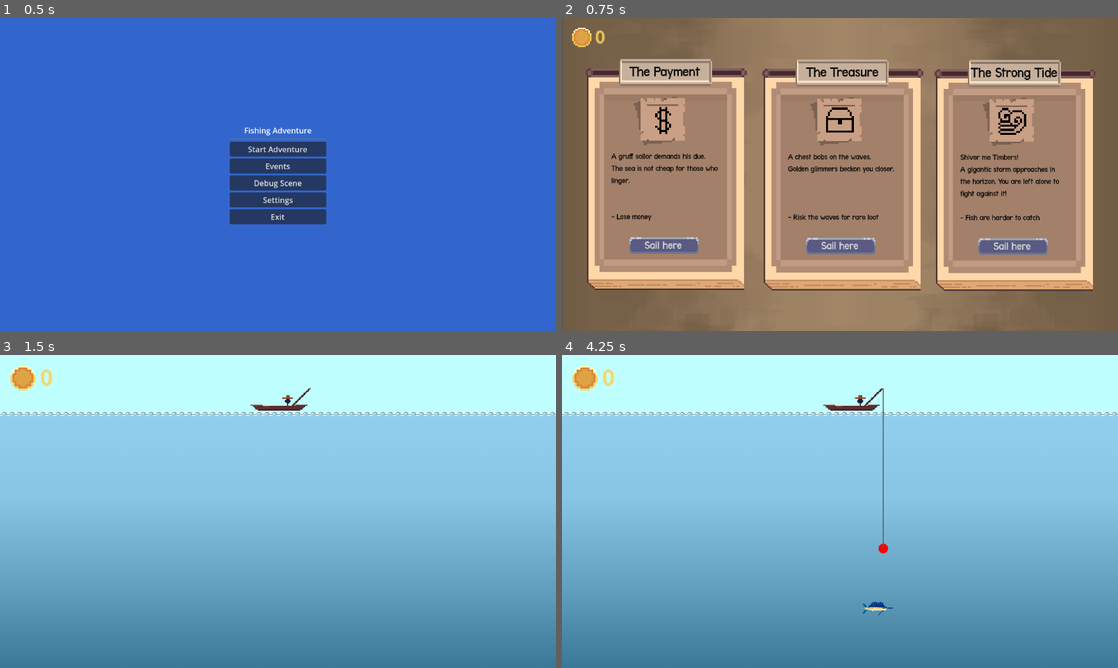
Above: before the commit, frames 1-4 (two rows, left to right).
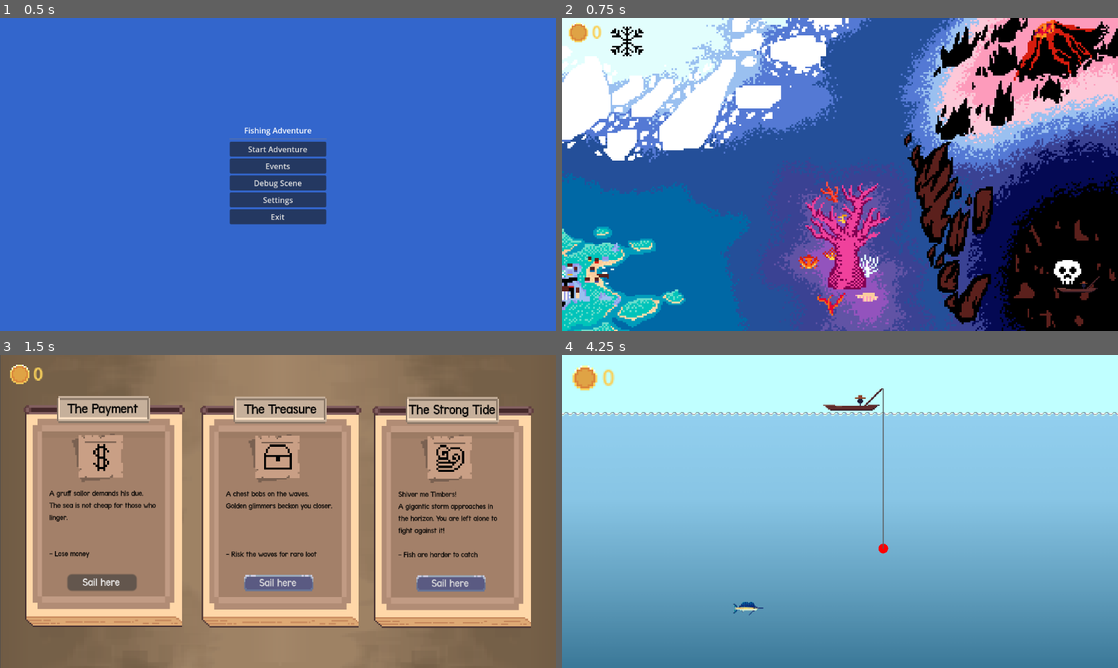
Above: after the commit, the same moments.

Repository: Gugaapo/fishing_game
Game: Godot game, scene res://scenes/main_menu.tscn
Two runs of this game, one before a commit and one after it. Both use one fixed random seed, a clock stepped at 60 frames per second and the inputs below.
Inputs (mouse positions are in pixels of both pictures, inside the frame that each line leads up to):
- Up to frame 1 (0.5 s): no input
- Up to frame 2 (0.75 s): click "Start Adventure" at 0.5 s
- Up to frame 3 (1.5 s): click (100, 583) at 1.25 s, where only the run before the commit has a clickable "Sail here"
- Up to frame 4 (4.25 s): click (662, 583) at 2 s, where only the run after the commit has a clickable "Sail here"; tap Enter (ui_accept) at 2.75, 3.02, 3.77 s; move the mouse to (962, 495) at 2.77 s; hold Right (ui_right) 2.78-3.53 s; tap Z (fish) at 2.85, 3.6 s; click (962, 495) at 2.92 s; move the mouse to (728, 527) at 3.52 s; hold Left (ui_left) from 3.53 s (still down); click (728, 527) at 3.67 s

Frame 1 is identical in both runs. In frame 2, 100% of the frame differs, in the area x 0-100%, y 0-100%; in frame 3, 100%; in frame 4, 0.2%.

Commit message:
keep track of levels and events

Diff:
--- a/scenes/map.tscn
+++ b/scenes/map.tscn
@@ -1,19 +1,13 @@
 [gd_scene load_steps=5 format=3 uid="uid://bmhhcw7wjro4l"]
 
 [ext_resource type="Script" path="res://scenes/map_controller.gd" id="1_0j483"]
-[ext_resource type="Texture2D" uid="uid://bi2l766vg2mml" path="res://assets/sprites/mapa.png" id="1_fu6xe"]
 [ext_resource type="Texture2D" uid="uid://bbh4ryk1mi3u6" path="res://assets/sprites/barco-grande.png" id="2_33n60"]
+[ext_resource type="Texture2D" uid="uid://buirb5qfqk2yd" path="res://assets/sprites/Atlas.png" id="3_hn4lp"]
 [ext_resource type="PackedScene" uid="uid://c21t1t84okty6" path="res://scenes/UI_scenes/money_display.tscn" id="4_1n1qu"]
 
 [node name="Map" type="Node2D"]
 script = ExtResource("1_0j483")
 boat_positions = Array[Vector2]([Vector2(-403, 200), Vector2(-375, -268), Vector2(412, -258), Vector2(-13, 260), Vector2(492, 216)])
-
-[node name="map_sprite" type="Sprite2D" parent="."]
-visible = false
-position = Vector2(-1.17842, 0.499983)
-scale = Vector2(1.11552, 1.11552)
-texture = ExtResource("1_fu6xe")
 
 [node name="Camera2D" type="Camera2D" parent="."]
 
@@ -36,7 +30,7 @@
 offset_right = 576.0
 offset_bottom = 301.0
 scale = Vector2(1, 1.03744)
-texture = ExtResource("1_fu6xe")
+texture = ExtResource("3_hn4lp")
 
 [node name="TutorialButton" type="Button" parent="Interface/TextureRect"]
 layout_mode = 0
--- a/scenes/map_controller.gd
+++ b/scenes/map_controller.gd
@@ -1,22 +1,39 @@
 extends Node2D
 
-@onready var boat : Node2D = $boat
+@onready var boat: Node2D = $boat
 @export var boat_positions: Array[Vector2]
+@export var event_scene_path: String = "res://scenes/Events_scene/events.tscn"
 
 func _ready():
-	# connect hover signals
+	# Hover connections
 	$Interface/TextureRect/TutorialButton.mouse_entered.connect(func(): _on_button_hover(0))
 	$Interface/TextureRect/IceButton.mouse_entered.connect(func(): _on_button_hover(1))
 	$Interface/TextureRect/HeatButton.mouse_entered.connect(func(): _on_button_hover(2))
 	$Interface/TextureRect/CoraisButton.mouse_entered.connect(func(): _on_button_hover(3))
 	$Interface/TextureRect/AbyssButton.mouse_entered.connect(func(): _on_button_hover(4))
 
+	# Click connections (each sends its key)
+	_connect_click($Interface/TextureRect/TutorialButton, "tutorial")
+	_connect_click($Interface/TextureRect/IceButton, "ice")
+	_connect_click($Interface/TextureRect/HeatButton, "volcano")
+	_connect_click($Interface/TextureRect/CoraisButton, "coral")
+	_connect_click($Interface/TextureRect/AbyssButton, "abyss")
+
 func _on_button_hover(index: int) -> void:
 	if index >= 0 and index < boat_positions.size():
-		# snap instantly
-		# boat.position = boat_positions[index]
+		var tween := create_tween()
+		tween.tween_property(boat, "position", boat_positions[index], 0.4)\
+			.set_trans(Tween.TRANS_SINE).set_ease(Tween.EASE_OUT)
 
-		# OR: slide smoothly with a tween
-		var tween := create_tween()
-		tween.tween_property(boat, "position", boat_positions[index], 0.4) \
-			.set_trans(Tween.TRANS_SINE).set_ease(Tween.EASE_OUT)
+func _connect_click(ctrl: Control, key: String) -> void:
+	ctrl.mouse_filter = Control.MOUSE_FILTER_STOP
+	ctrl.gui_input.connect(_on_gui_click.bind(key))
+
+func _on_gui_click(event: InputEvent, key: String) -> void:
+	if event is InputEventMouseButton and event.pressed and event.button_index == MOUSE_BUTTON_LEFT:
+		_on_button_click(key)
+
+func _on_button_click(key: String) -> void:
+	Globals.current_level = key
+	print("Loading:", event_scene_path, "| Level:", Globals.current_level)
+	get_tree().change_scene_to_file(event_scene_path)
--- a/scripts/UI_scripts/money_display.gd
+++ b/scripts/UI_scripts/money_display.gd
@@ -1,10 +1,20 @@
 extends Control
 class_name MoneyDisplay
 
-@export var moneyLabel : Label
-# Called when the node enters the scene tree for the first time.
-func _ready():
-	pass # Replace with function body.
+@export var moneyLabel: Label
+var _time_accum := 0.0   # keeps track of elapsed time
 
-func _process(delta):
-	moneyLabel.text = str(Globals.money)
+func _ready() -> void:
+	pass
+
+func _process(delta: float) -> void:
+	# always update the label
+	if moneyLabel:
+		moneyLabel.text = str(Globals.money)
+
+	# accumulate delta until 5 seconds pass
+	_time_accum += delta
+	if _time_accum >= 5.0:
+		_time_accum = 0.0
+		print("Level:", Globals.current_level)
+		print("Event:", Globals.current_event)
--- a/scripts/menu_scripts/main_menu.gd
+++ b/scripts/menu_scripts/main_menu.gd
@@ -10,7 +10,7 @@
 
 func _on_start_pressed():
 	# Change to events scene
-	get_tree().change_scene_to_file("res://scenes/Events_scene/events.tscn")
+	get_tree().change_scene_to_file("res://scenes/map.tscn")
 
 func _on_events_pressed():
 	# Change to events scene
Binary file added: assets/sprites/Atlas.png
Not shown, added: assets/sprites/Atlas.png.import
